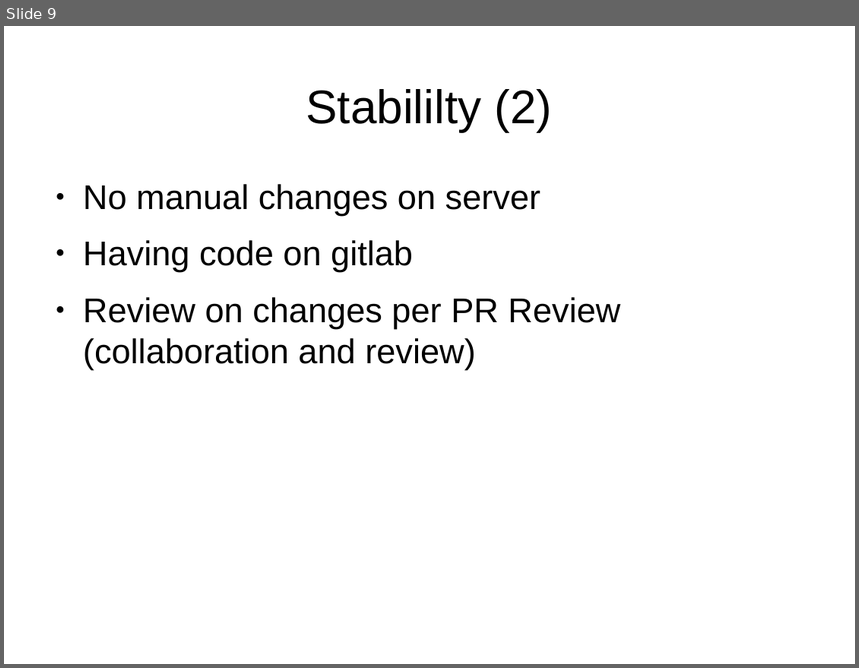
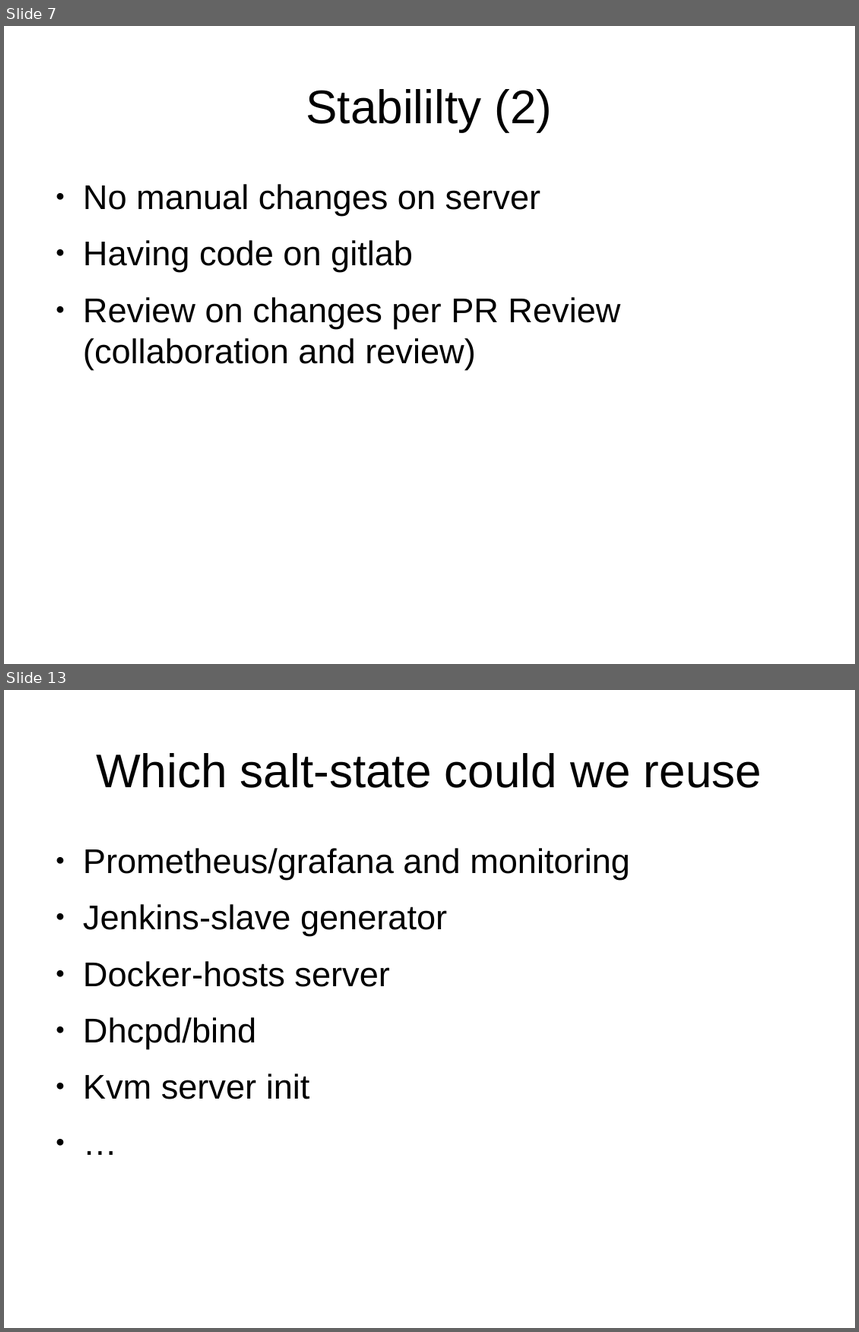
Before and after one commit to MalloZup/presentations, a slide deck: 2018/salt-ssh/salt-ssh.odp. Shown one above the other, each under a label of ours: slide 9 before the commit, slides 7 and 13 after it; the slides between them are not shown. The pictures are 859x668 and 859x1332 pixels, drawn with LibreOffice and Linux fonts; fonts in the diff are those of the drawing. Boxes give left, top, right and bottom in pixels: in the first picture for what was removed or moved away, otherwise in the second. Text is boxed around its words. In the diff, an @@ line names an element or a change of style, - is before the commit and + after.

```diff
--- a/2018/salt-ssh/salt-ssh.odp
+++ b/2018/salt-ssh/salt-ssh.odp
@@ slide 13 added at bbox=[4, 690, 855, 1328], background #FFFFFF @@
@@ title added at bbox=[96, 753, 762, 788], 44 pt, text #000000 @@
+Which salt-state could we reuse
@@ text added at bbox=[83, 848, 630, 1100], 32 pt, text #000000 @@
+● Prometheus/grafana and monitoring
+● Jenkins-slave generator
+● Docker-hosts server
+● Dhcpd/bind
+● Kvm server init
+● …
@@ what was slide 9 is now slide 7 @@
```
Also in this commit, not shown: 6 slides changed, 6 other slides added, 5 slides removed.
